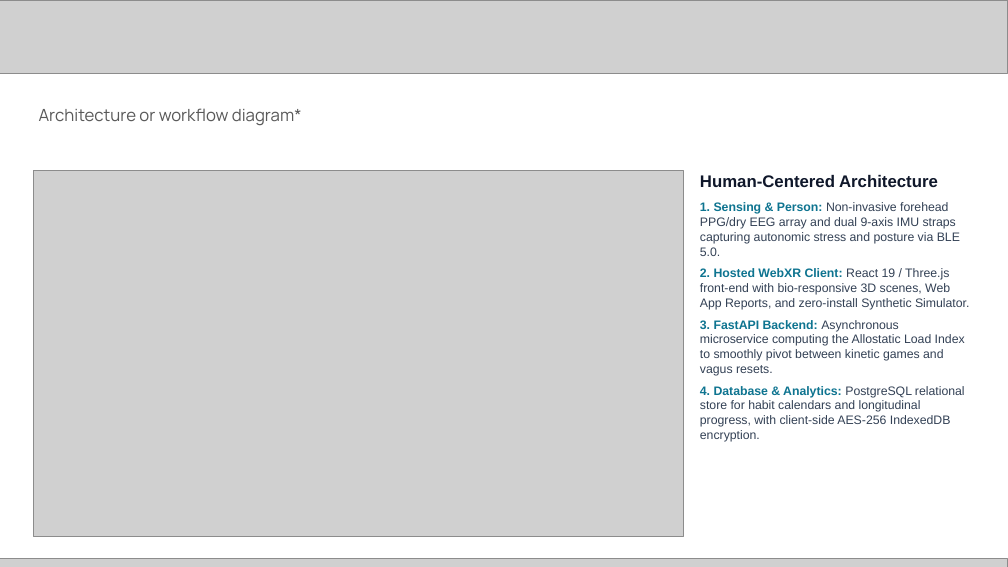
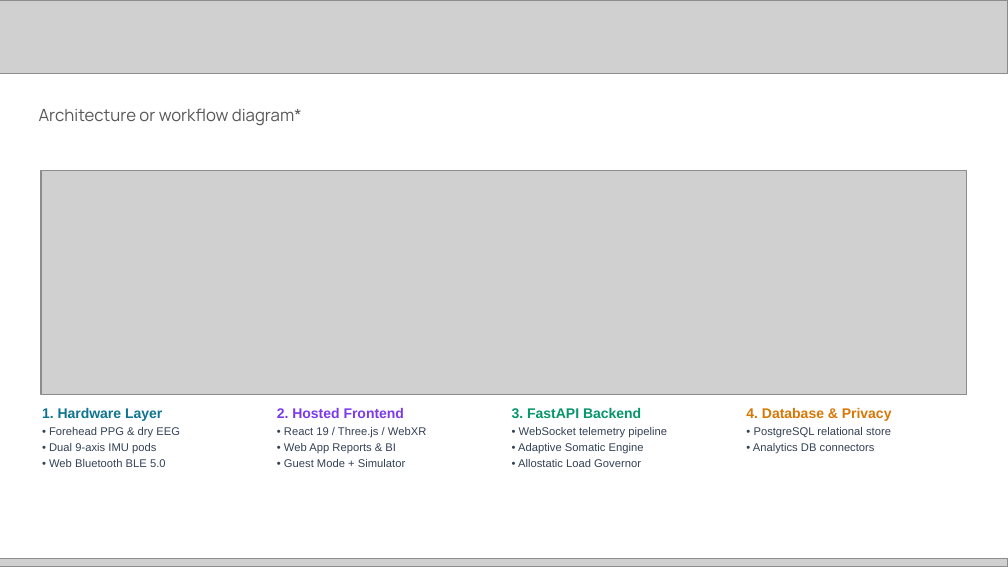
Before and after one commit to chiraghs/Neuro-Kinetic-Behavioral-Health-System, a slide deck: slide 4 of [PUB] Future Health Digital Innovation Challenge | Submission Template.pptx. Drawn at 1008x567 pixels with LibreOffice and Linux fonts; fonts in the diff are those of the drawing; grey boxes stand for pictures. Boxes give left, top, right and bottom in pixels: in the first picture for what was removed or moved away, otherwise in the second. Text is boxed around its words. In the diff, an @@ line names an element or a change of style, - is before the commit and + after.

```diff
--- a/[PUB] Future Health Digital Innovation Challenge | Submission Template.pptx
+++ b/[PUB] Future Health Digital Innovation Challenge | Submission Template.pptx
@@ text "Architecture or workflow diagram*" at (39,108,302,126): text colour #595959 to #585858 @@
@@ picture removed at (33,171,683,537) @@
@@ picture added at (41,171,968,395) @@
@@ text removed at (700,175,969,442) @@
-Human-Centered Architecture
-1. Sensing & Person: Non-invasive forehead PPG/dry EEG array and dual 9-axis IMU straps capturing autonomic stress and posture via BLE 5.0.
-2. Hosted WebXR Client: React 19 / Three.js front-end with bio-responsive 3D scenes, Web App Reports, and zero-install Synthetic Simulator.
-3. FastAPI Backend: Asynchronous microservice computing the Allostatic Load Index to smoothly pivot between kinetic games and vagus resets.
-4. Database & Analytics: PostgreSQL relational store for habit calendars and longitudinal progress, with client-side AES-256 IndexedDB encryption.
@@ text added at (42,408,180,467), 8 pt, text #334155 @@
+1. Hardware Layer
+• Forehead PPG & dry EEG
+• Dual 9-axis IMU pods
+• Web Bluetooth BLE 5.0
@@ text added at (277,408,426,467), 8 pt, text #334155 @@
+2. Hosted Frontend
+• React 19 / Three.js / WebXR
+• Web App Reports & BI
+• Guest Mode + Simulator
@@ text added at (512,408,667,467), 8 pt, text #334155 @@
+3. FastAPI Backend
+• WebSocket telemetry pipeline
+• Adaptive Somatic Engine
+• Allostatic Load Governor
@@ text added at (746,408,892,453), 8 pt, text #334155 @@
+4. Database & Privacy
+• PostgreSQL relational store
+• Analytics DB connectors
```
Also in this commit, not shown: 14 other slides changed, 2 other files.
